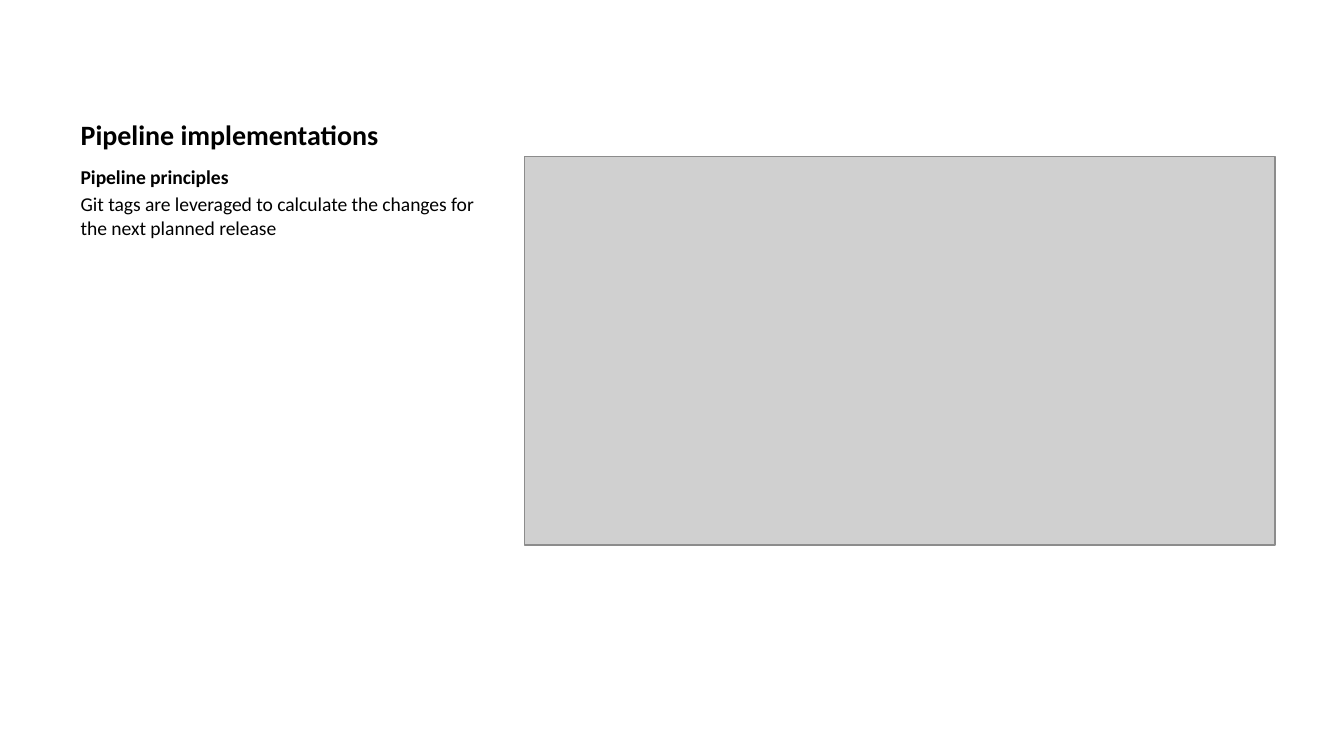
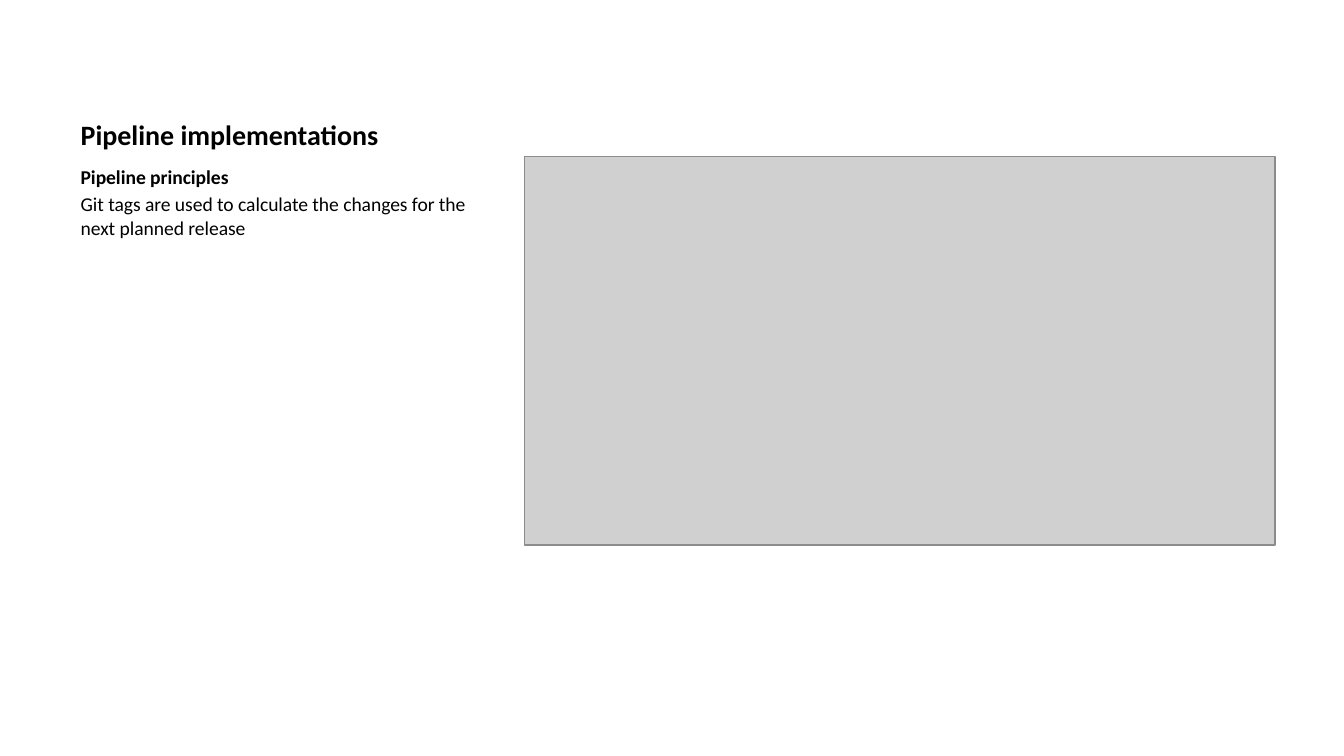
Before and after one commit to ijmitch/ukgse-2024-devops-git, a slide deck: slide 16 of docs/p1.pptx. Drawn at 1344x756 pixels with LibreOffice and Linux fonts; fonts in the diff are those of the drawing; grey boxes stand for pictures. Boxes give left, top, right and bottom in pixels: in the first picture for what was removed or moved away, otherwise in the second. Text is boxed around its words. In the diff, an @@ line names an element or a change of style, - is before the commit and + after.

```diff
--- a/docs/p1.pptx
+++ b/docs/p1.pptx
@@ text at bbox=[81, 197, 465, 238]: text changed @@
-Git tags are leveraged to calculate the changes for the next planned release
+Git tags are used to calculate the changes for the next planned release
```
Also in this commit, not shown: 7 other slides changed, 3 other files.
